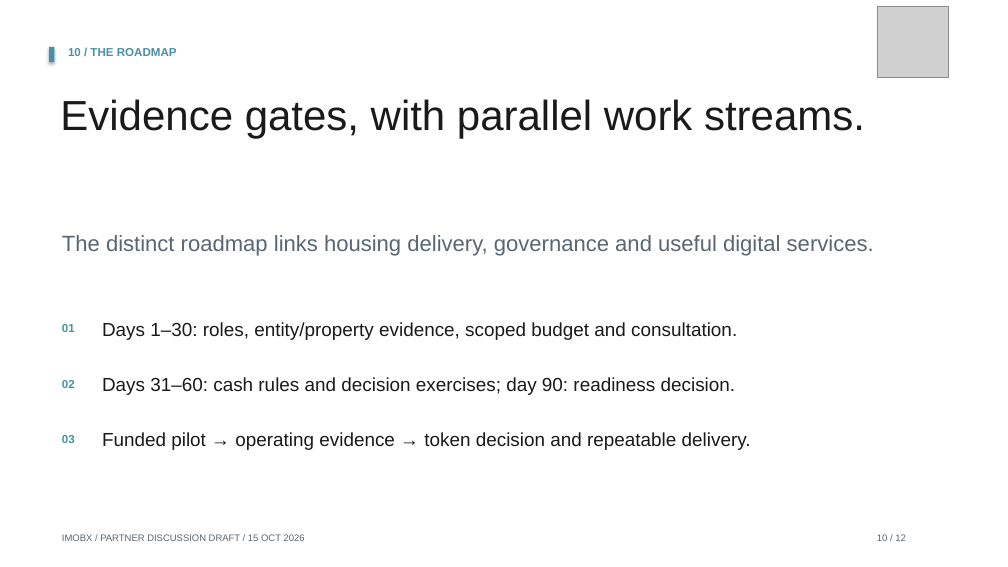
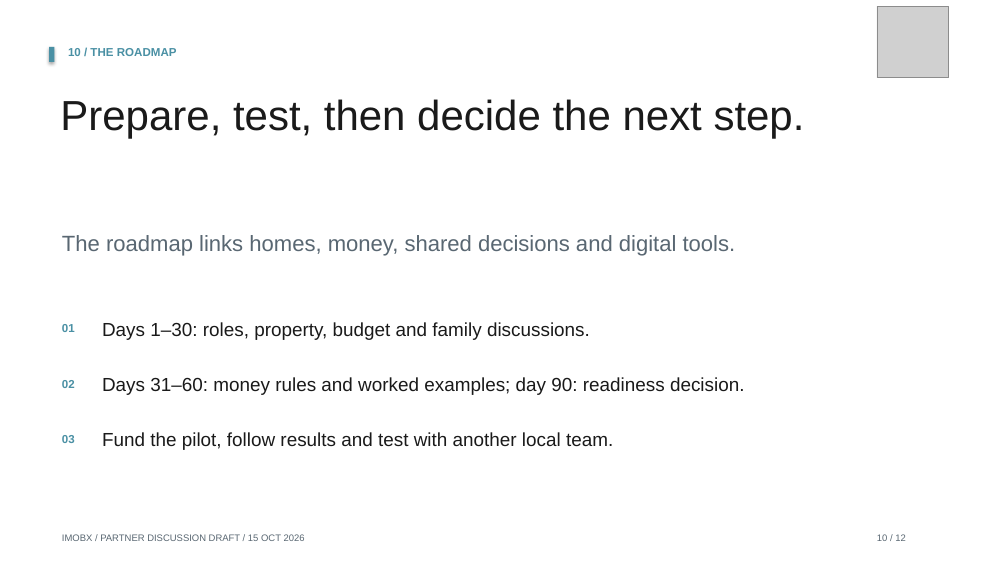
Before and after one commit to Siah-kin/imobx-website, a slide deck: slide 10 of pitchdeck.pptx. Drawn at 1008x567 pixels with LibreOffice and Linux fonts; fonts in the diff are those of the drawing; grey boxes stand for pictures. Boxes give left, top, right and bottom in pixels: in the first picture for what was removed or moved away, otherwise in the second. Text is boxed around its words. In the diff, an @@ line names an element or a change of style, - is before the commit and + after.

Commit message:
Explain the housing and DAO model in everyday language

```diff
--- a/pitchdeck.pptx
+++ b/pitchdeck.pptx
@@ text at box(60, 99, 805, 138): text changed @@
-Evidence gates, with parallel work streams.
+Prepare, test, then decide the next step.
@@ text at box(62, 235, 736, 256): text changed @@
-The distinct roadmap links housing delivery, governance and useful digital services.
+The roadmap links homes, money, shared decisions and digital tools.
@@ text at box(102, 322, 590, 340): text changed @@
-Days 1–30: roles, entity/property evidence, scoped budget and consultation.
+Days 1–30: roles, property, budget and family discussions.
@@ text at box(102, 377, 745, 395): text changed @@
-Days 31–60: cash rules and decision exercises; day 90: readiness decision.
+Days 31–60: money rules and worked examples; day 90: readiness decision.
@@ text at box(102, 432, 613, 450): text changed @@
-Funded pilot → operating evidence → token decision and repeatable delivery.
+Fund the pilot, follow results and test with another local team.
```
Also in this commit, not shown: 11 other slides changed, 26 other files.
